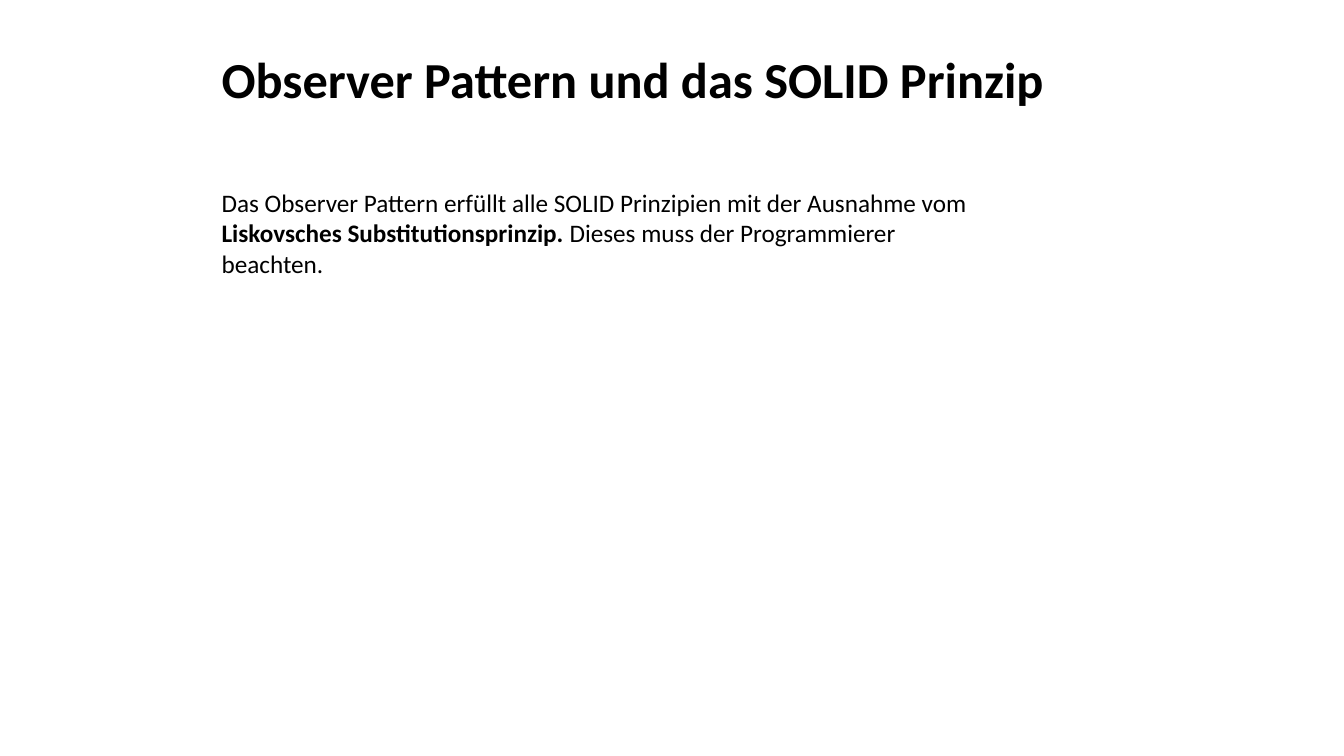
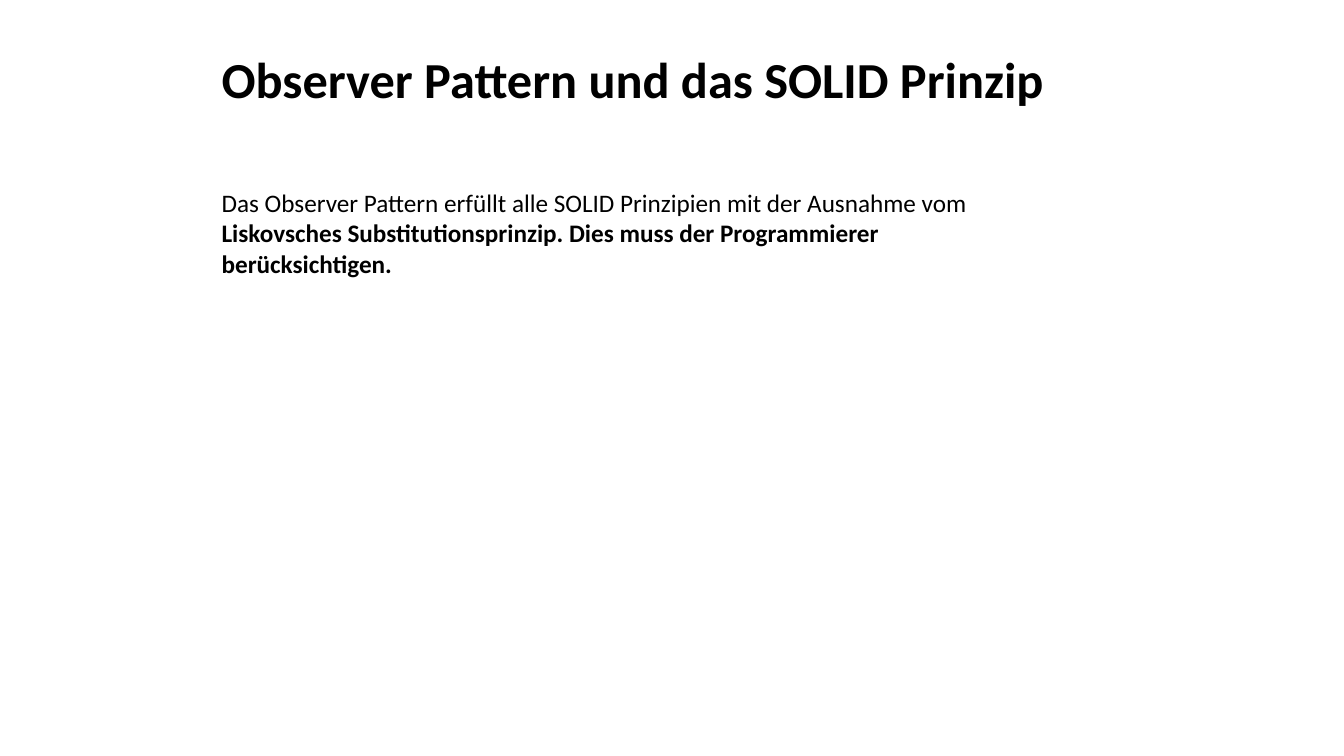
Before and after one commit to maggo25/Projekt1LandObserver, a slide deck: slide 5 of Präsentation/Observer_Pattern.pptx. Drawn at 1344x756 pixels with LibreOffice and Linux fonts; fonts in the diff are those of the drawing. Boxes give left, top, right and bottom in pixels: in the first picture for what was removed or moved away, otherwise in the second. Text is boxed around its words. In the diff, an @@ line names an element or a change of style, - is before the commit and + after.

```diff
--- a/Präsentation/Observer_Pattern.pptx
+++ b/Präsentation/Observer_Pattern.pptx
@@ text at (222, 194, 967, 278): text changed; bold on @@
-Das Observer Pattern erfüllt alle SOLID Prinzipien mit der Ausnahme vom Liskovsches Substitutionsprinzip. Dieses muss der Programmierer beachten.
+Das Observer Pattern erfüllt alle SOLID Prinzipien mit der Ausnahme vom Liskovsches Substitutionsprinzip. Dies muss der Programmierer berücksichtigen.
```
Also in this commit, not shown: 2 other slides changed, 2 other files.
